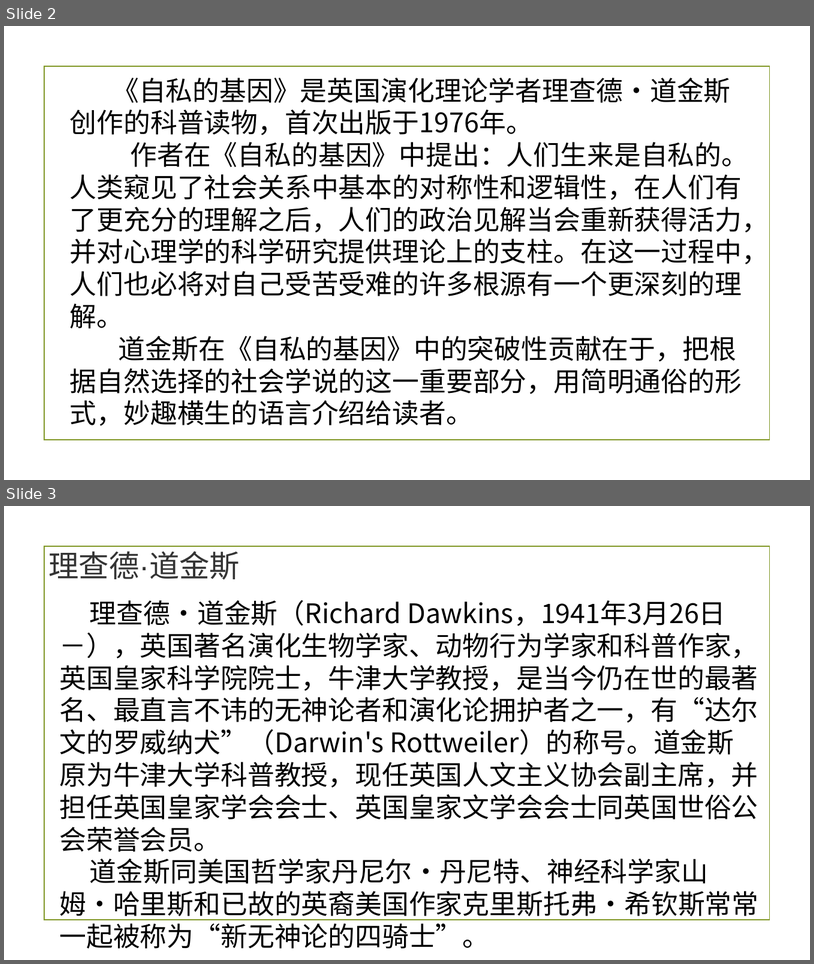
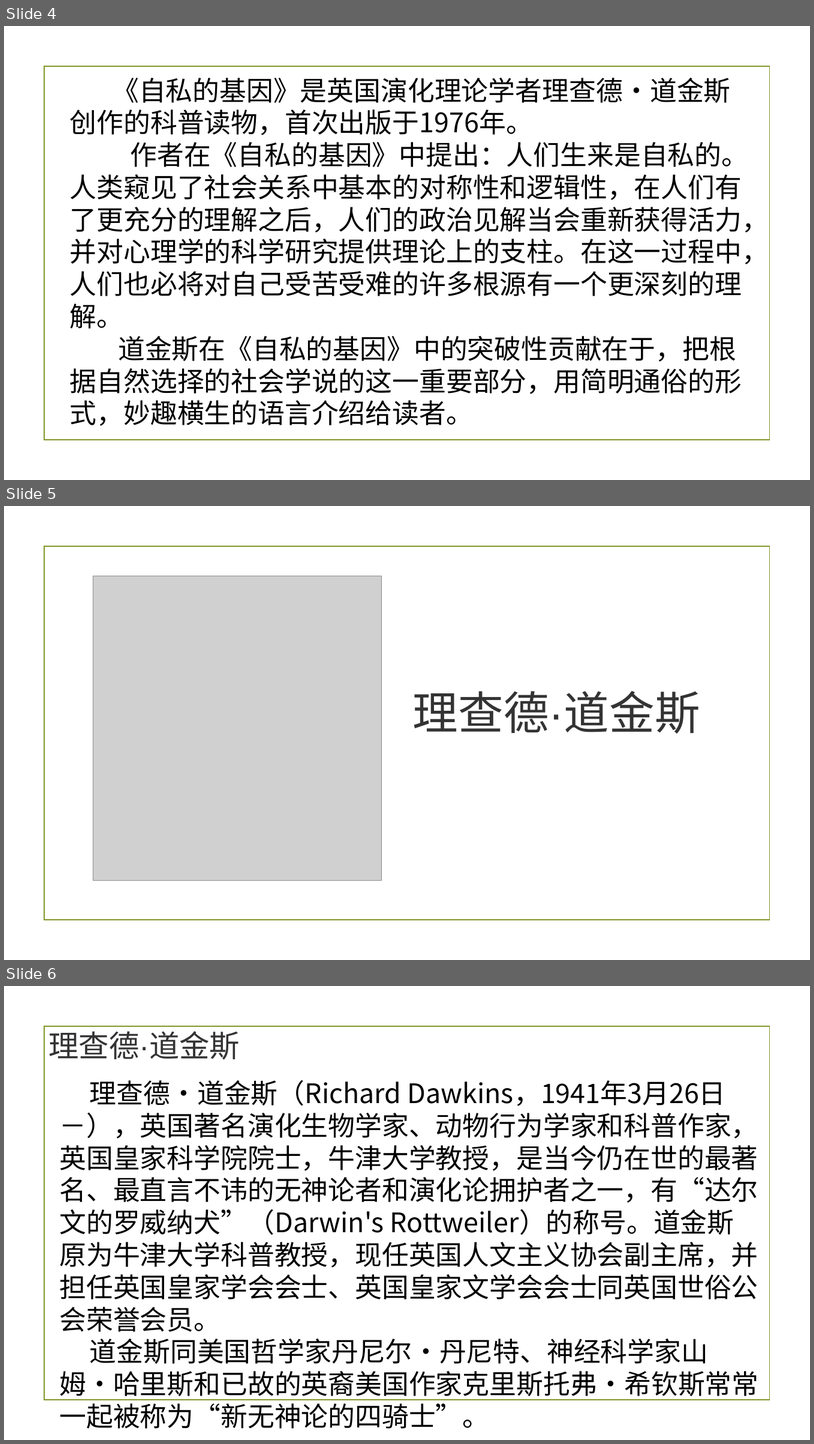
Before and after one commit to wangjiangzhongzheng/wangjiangzhongzheng.github.io, a slide deck: a.pptx. Shown one above the other, each under a label of ours: slides 2 and 3 before the commit, slides 4, 5 and 6 after it. The pictures are 814x964 and 814x1444 pixels, drawn with LibreOffice and Linux fonts; fonts in the diff are those of the drawing; grey boxes stand for pictures; background and template pictures are left out. Boxes give left, top, right and bottom in pixels: in the first picture for what was removed or moved away, otherwise in the second. Text is boxed around its words. In the diff, an @@ line names an element or a change of style, - is before the commit and + after.

```diff
--- a/a.pptx
+++ b/a.pptx
@@ slide 5 added at (4,506,810,960), background picture (left out); not listed: 1 template element that a slide beside it also shows @@
@@ picture added at (93,576,381,880) @@
@@ text added at (413,691,701,733), 54 pt, text #333333 @@
+理查德·道金斯
@@ what was slide 2 is now slide 4 @@
@@ what was slide 3 is now slide 6 @@
```
Also in this commit, not shown: 1 slide changed, 2 other slides added.
